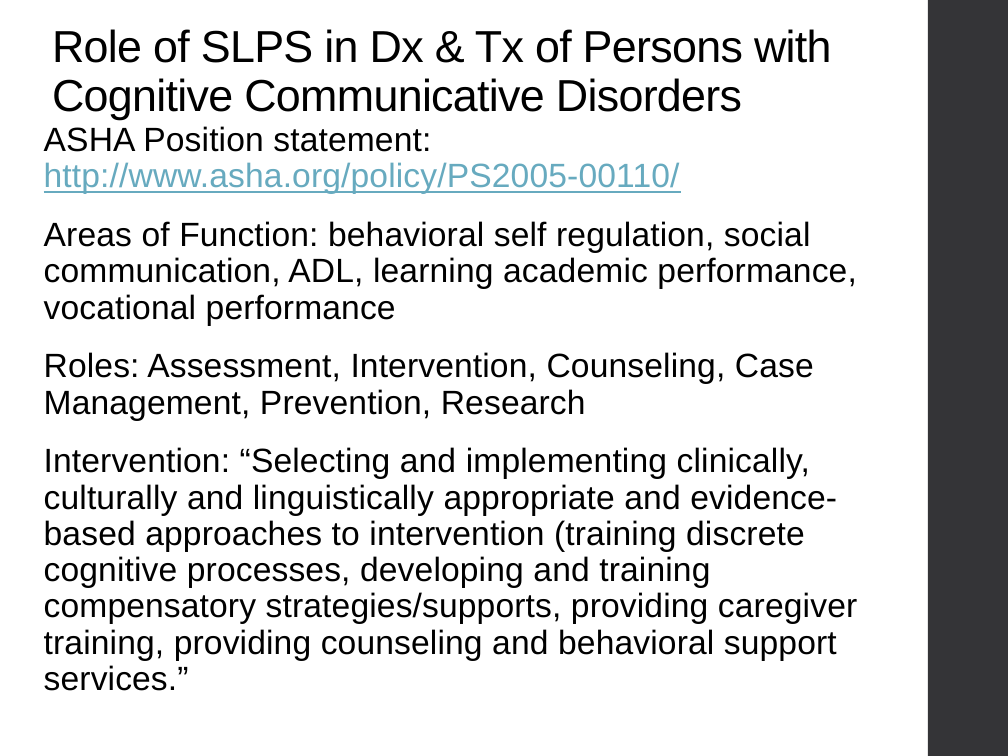
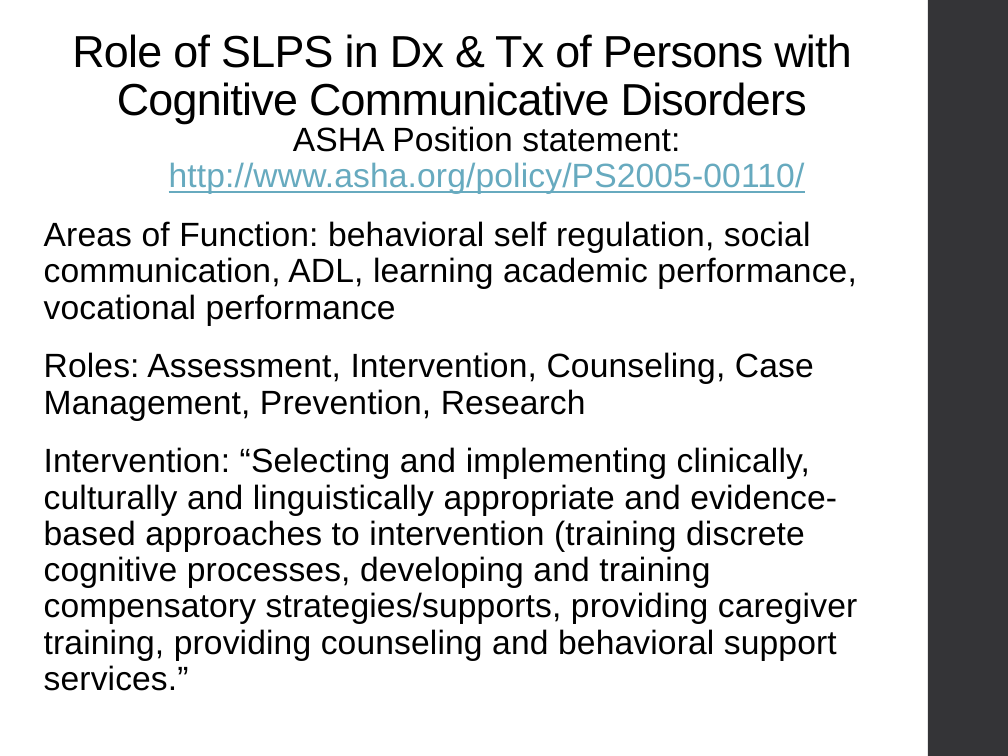
Before and after one commit to Jim-Wright90/cds_663_winter_2021, a slide deck: slide 12 of slides/Week1_21.pptx. Drawn at 1008x756 pixels with LibreOffice and Linux fonts; fonts in the diff are those of the drawing. Boxes give left, top, right and bottom in pixels: in the first picture for what was removed or moved away, otherwise in the second. Text is boxed around its words. In the diff, an @@ line names an element or a change of style, - is before the commit and + after.

```diff
--- a/slides/Week1_21.pptx
+++ b/slides/Week1_21.pptx
@@ title "Role of SLPS in Dx ...": place and size @@
-title "Role of SLPS in Dx ..." at (52, 29, 832, 120)
+title "Role of SLPS in Dx ..." at (72, 34, 852, 124)
@@ title "Role of SLPS in Dx ..." at (72, 34, 852, 124): alignment left to centre @@
@@ text at (169, 126, 805, 194): alignment left to centre @@
```
Also in this commit, not shown: 9 other slides changed, 1 slide removed, 4 other files.
